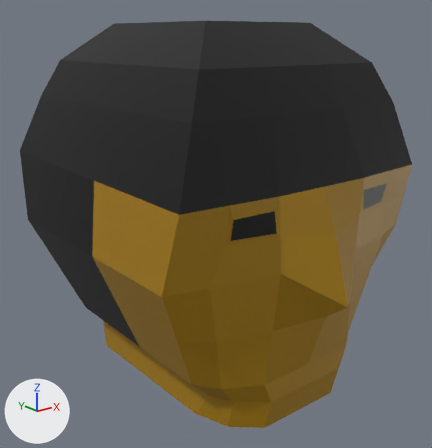
Renders of the OBJ model scenes/entities/units/infantry/head.obj from each side of a commit.
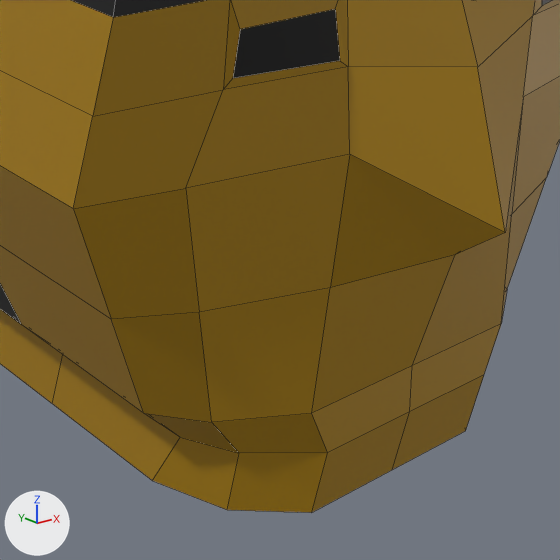
There are two pictures of each version: one whole from a 50 mm camera at (-0.405, -0.497, 0.593) aimed at (-0.005, 0.002, 0.393), one close up on the part from 30% to 86% of the width and 46% to 100% of the height. Arrows for +X, +Y and +Z are at lower left; the lights stay in place. The close-ups show mesh edges as thin lines. Where no turn or scale is listed for an object, it has been applied to the vertices.

Objects in the first close-up: 'head'.
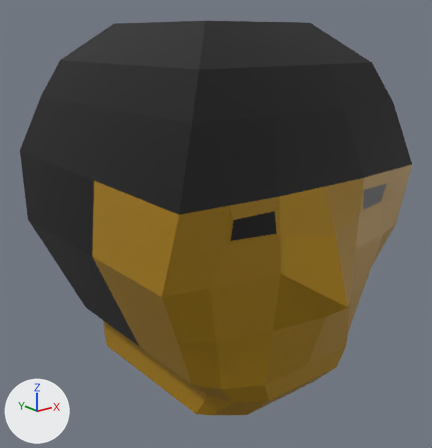
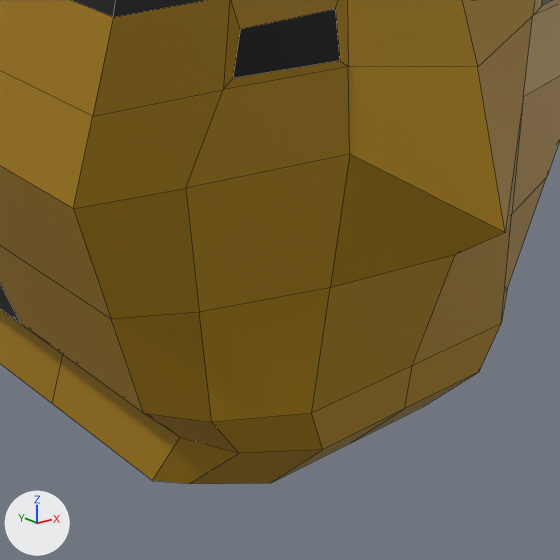
The newer file is also rescaled (x0.6), turned or shifted as a whole; pictures and numbers use the older file's frame.

What differs and where, as boxes [x1, y1, x2, y2] in the close-ups (560 x 560 px; the box of a moved part takes in the faces that stretch with it):
```json
{"object": "head", "change": "reshaped", "before": [0, 0, 560, 513], "after": [0, 0, 560, 484]}
{"part": 1, "of": "me_head", "change": "moved or reshaped", "before": [153, 324, 501, 513], "after": [153, 324, 501, 484]}
```

Edits to the scene script, one JSON object a line:
```json
{"block": "me_head", "where": "me_head.from_pydata(...)  # 173 vertices, 164 faces; spans x -0.158..0.158, y -0.183..0.195, z 0.215..0.606"}
{"block": "me_head", "where": "# used by ob_head; location = (0.0, 0.0, 0.0)"}
{"block": "me_head", "where": "# before: 23 (-0.049, -0.13, 0.222) at pixel (311, 512), 24 (0.0, -0.13, 0.222) at pixel (392, 469), 25 (0.049, -0.13, 0.222) at pixel (465, 430), 33 (0.049, -0.139, 0.256) at pixel (484, 374), 34 (0.0, -0.139, 0.256) at pixel (409, 411)"}
{"block": "me_head", "where": "# before: 35 (-0.049, -0.139, 0.256) at pixel (327, 452)"}
{"block": "me_head", "change": "me_head part 1"}
{"op": "add", "block": "me_head", "code": "for i in [33, 34, 35]: me_head.vertices[i].co += Vector((0.0, 0.003, 0.0))"}
{"op": "add", "block": "me_head", "code": "for i in [23, 24, 25]: me_head.vertices[i].co += Vector((0.0, 0.027, 0.0))"}
{"op": "set", "path": "me_head.vertices[22].co", "old": "(-0.075, -0.105, 0.22)", "new": "(-0.075, -0.079, 0.219)", "note": "pixel (227, 509) -> pixel (189, 483)"}
{"op": "set", "path": "me_head.vertices[26].co", "old": "(0.075, -0.105, 0.22)", "new": "(0.075, -0.079, 0.219)"}
```
